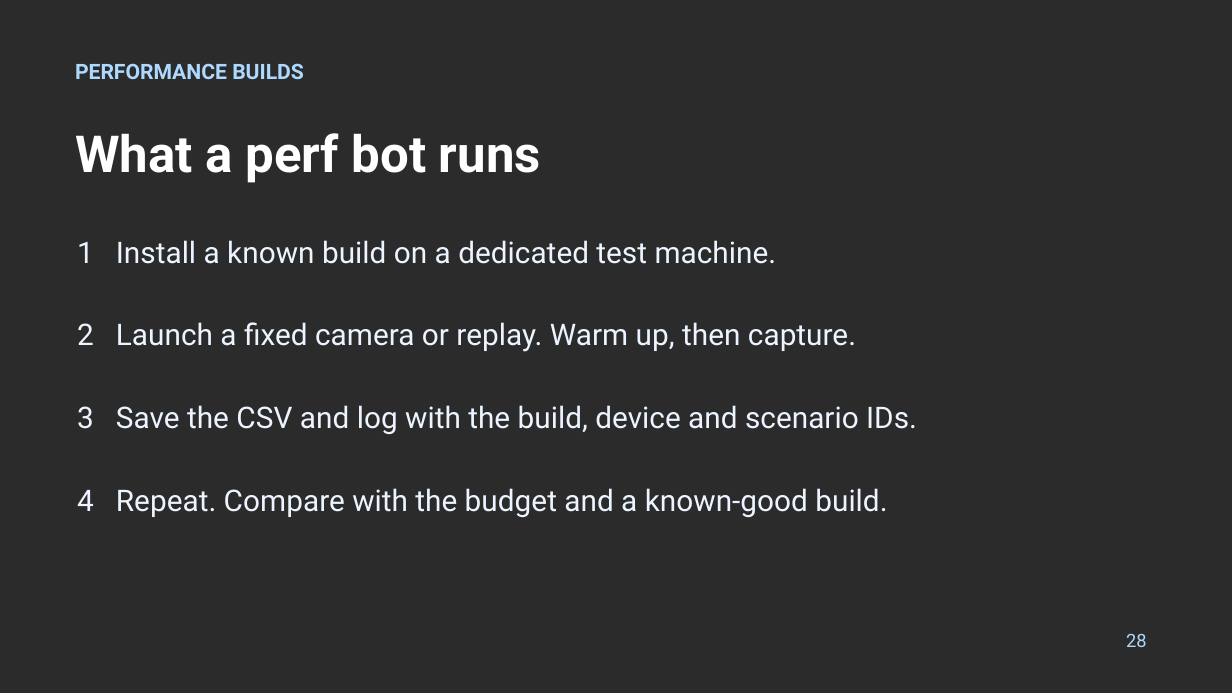
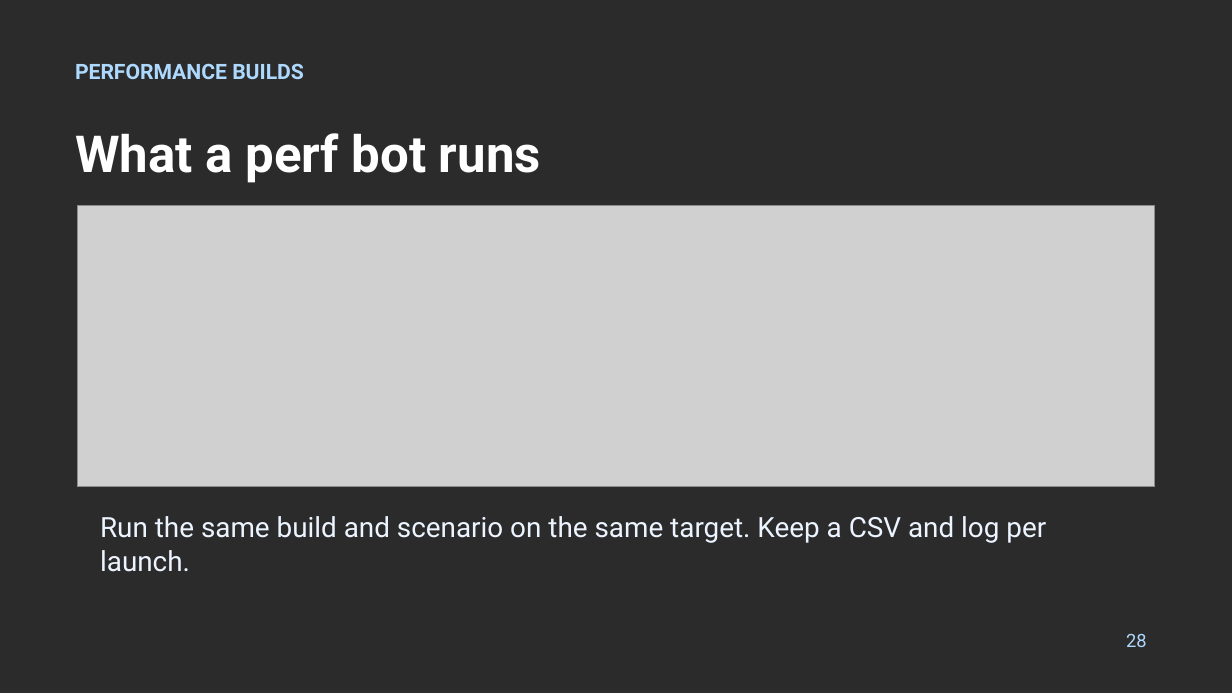
Before and after one commit to anthonymonteagudo/Week10-Profiling, a slide deck: slide 28 of Week10-Slides.pptx. Drawn at 1232x693 pixels with LibreOffice and Linux fonts; fonts in the diff are those of the drawing; grey boxes stand for pictures; background and template pictures are left out; a plain dark background stands for a picture behind light text. Boxes give left, top, right and bottom in pixels: in the first picture for what was removed or moved away, otherwise in the second. Text is boxed around its words. In the diff, an @@ line names an element or a change of style, - is before the commit and + after.

```diff
--- a/Week10-Slides.pptx
+++ b/Week10-Slides.pptx
@@ picture added at bbox=[77, 206, 1155, 487] @@
@@ text removed at bbox=[77, 240, 777, 264] @@
-1 Install a known build on a dedicated test machine.
@@ text removed at bbox=[77, 322, 856, 352] @@
-2 Launch a fixed camera or replay. Warm up, then capture.
@@ text removed at bbox=[77, 405, 917, 434] @@
-3 Save the CSV and log with the build, device and scenario IDs.
@@ text removed at bbox=[77, 488, 887, 517] @@
-4 Repeat. Compare with the budget and a known-good build.
@@ text added at bbox=[100, 516, 1046, 572], 21.8 pt, text #ECF4FF @@
+Run the same build and scenario on the same target. Keep a CSV and log per launch.
```
Also in this commit, not shown: 3 other slides changed, 1 slide added, 1 slide removed.
